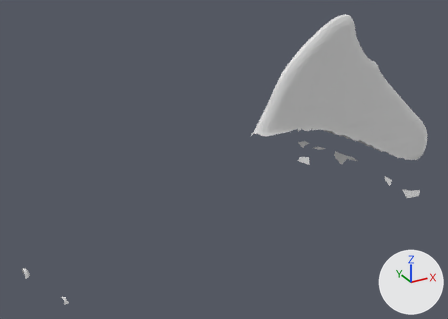
What one commit did to the glTF model generated_data/test/test_segmented_hybrid/goldfish_dec/top_fins.glb.
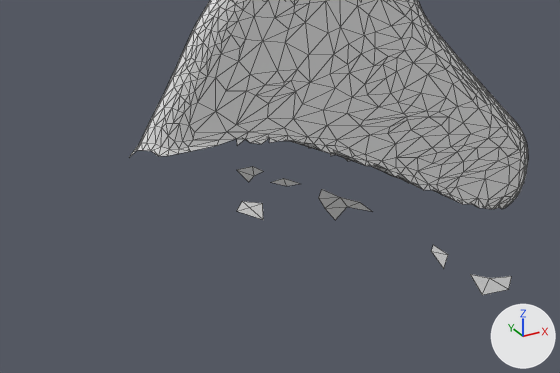
There are two pictures of each version: one whole from a 50 mm lens placed at (-0.764, -1.004, 0.81), pointed at (-0.203, 0.014, 0.301), one close up on the part from 43% to 99% of the width and 21% to 73% of the height. The axes (+X, +Y, +Z) are drawn at lower right. The lights are the same throughout. The first two pictures are the older version. The close-ups show mesh edges as thin lines. Where no turn or scale is listed for an object, it has been applied to the vertices.

Objects in the first close-up: 'geometry_0'.
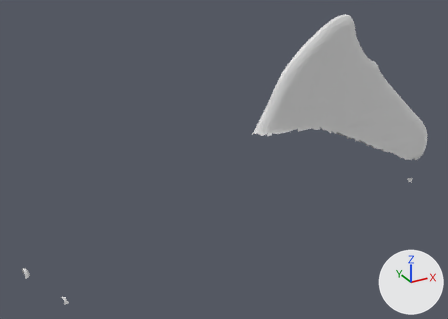
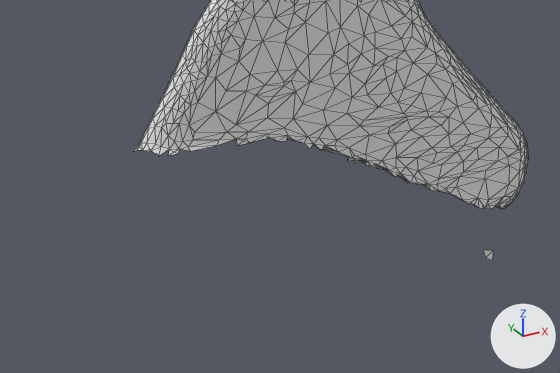
Edits to the bpy script that builds the scene:
```text
Change me_geometry_0:
    used by ob_geometry_0; location = (0.0, 0.0, 0.0)
    verts and faces of me_geometry_0; kept vertices keep their numbers, new ones are numbered from 1099
    remove me_geometry_0.from_pydata(...)  # 1099 vertices, 2130 faces; spans x -0.629..0.357, y -0.108..0.081, z 0.142..0.572
    add me_geometry_0.from_pydata(...)  # 1044 vertices, 2046 faces; spans x -0.629..0.382, y -0.108..0.057, z 0.095..0.572
    me_geometry_0 part 1: 6 loose pieces with 30 vertices, spanning x -0.076..0.281, y -0.085..0.081, z 0.142..0.307, are deleted
    me_geometry_0 part 2
    31 vertices are removed from x -0.152..0.316, y -0.018..0.025, z 0.2..0.345
    144 faces are deleted
    2 vertices are added at (0.04, -0.018, 0.323), (0.129, 0.02, 0.278)
    78 new faces join them
    me_geometry_0 part 3
    add verts[1101] = (0.369, 0.057, 0.11)  # pixel (482, 249)
    add verts[1102] = (0.374, 0.056, 0.099)  # pixel (485, 257)
    add verts[1103] = (0.382, 0.053, 0.095)  # pixel (492, 259)
    add verts[1104] = (0.382, 0.053, 0.108)  # pixel (493, 249)
    add faces += [(1102, 1104, 1103), (1101, 1104, 1102)]
```

Boxes [x1, y1, x2, y2] around the edits, measured in the close-ups (560 x 373 px):
'geometry_0', reshaped: before [131, 0, 528, 295]; after [134, 0, 528, 260]
part 1 of me_geometry_0, deleted: before [237, 166, 512, 295]
part 2 of me_geometry_0, cut back: before [131, 135, 501, 209]; after [135, 135, 501, 209]
part 3 of me_geometry_0, added: after [483, 250, 494, 260]
